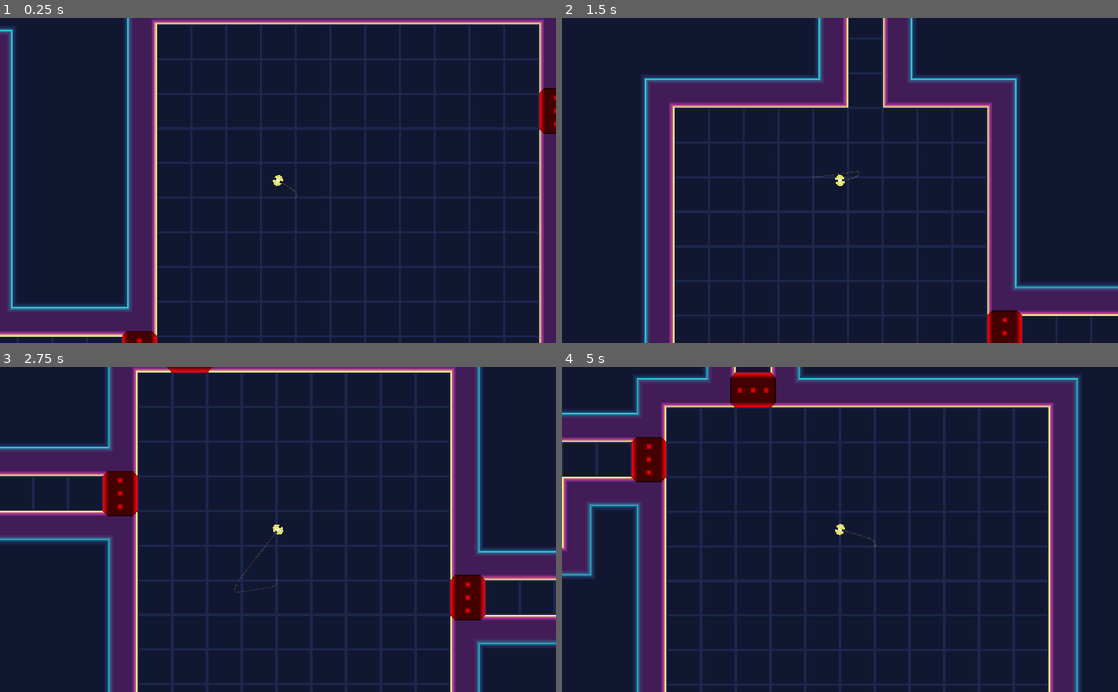
Above: before the commit, frames 1-4 (two rows, left to right).
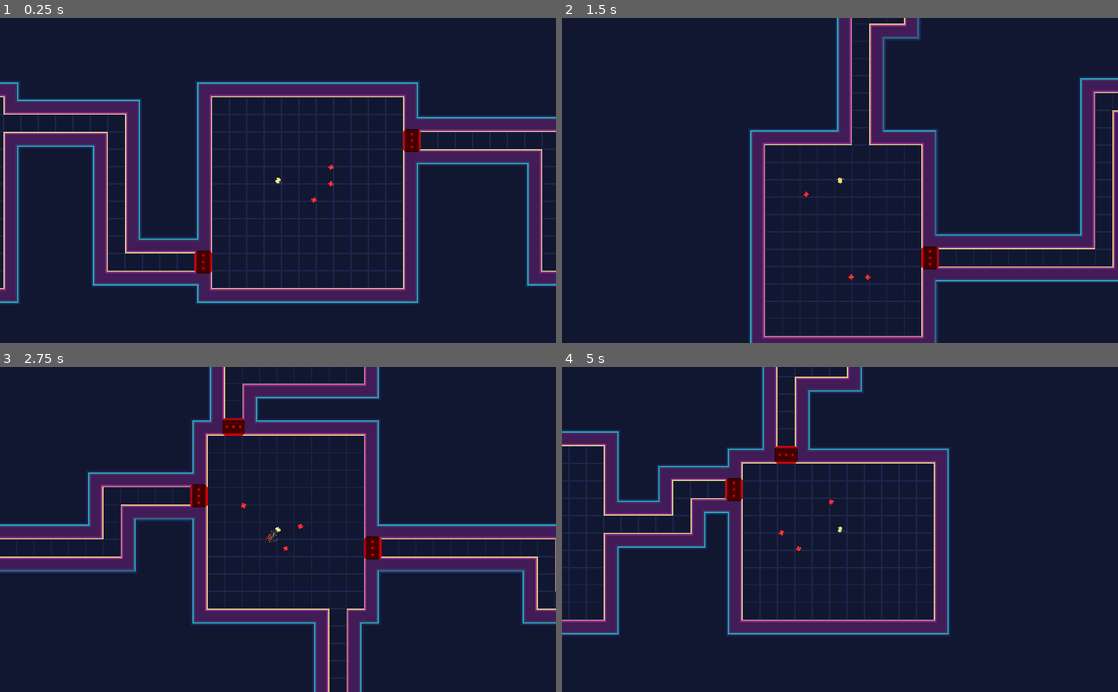
Above: after the commit, the same moments.

Repository: kosinaz/loop-breakerz
Game: Godot game, scene res://map.tscn
Same seed, same stepped clock (60 frames per second), same inputs: the game is played once before the commit and once after it.
Inputs (mouse positions are in pixels of both pictures, inside the frame that each line leads up to):
- Up to frame 1 (0.25 s): no input
- Up to frame 2 (1.5 s): tap Enter (ui_accept) at 0.5, 0.77 s; move the mouse to (962, 164) at 0.52 s; tap 0 at 0.6, 1.35 s; move the mouse to (728, 196) at 1.27 s
- Up to frame 3 (2.75 s): tap Enter (ui_accept) at 1.52 s; move the mouse to (333, 458) at 2.02 s; tap 0 at 2.1 s
- Up to frame 4 (5 s): move the mouse to (812, 594) at 2.77 s; tap 0 at 2.85, 3.6, 4.35 s; tap Enter (ui_accept) at 3.02, 3.77, 4.52 s; move the mouse to (1006, 578) at 3.52 s; move the mouse to (673, 480) at 4.27 s

The runs differ from the first frame. In frame 1, 38% of the frame differs, in the area x 0-100%, y 0-100%; in frame 2, 36%; in frame 3, 39%; in frame 4, 42%, in the area x 0-94%, y 0-100%.

Commit message:
add breaker panel

Diff:
--- /dev/null
+++ b/Loop Breakerz/breaker-panel.gd
@@ -0,0 +1,60 @@
+extends Control
+
+# Placeholder for command suggestions
+var command_suggestions = [
+	"RUN diagnostics Alpha-3 -analyze-account=true",
+	"INITIATE protocol Bravo-7 -subroutine-priority=high",
+	"EXECUTE script Charlie-5 -hash-speed=78",
+	"ACCESS uplink Delta-9 -decrypt-code=34",
+	"UPLOAD data Echo-2 -boost-level=99",
+	"DOWNLOAD module Foxtrot-8 -analyze-account=false",
+	"ACTIVATE sequence Golf-4 -hash-speed=474",
+	"TERMINATE process Hotel-6 -subroutine-priority=medium",
+	"LAUNCH operation India-1 -decrypt-code=56",
+	"CONNECT network Juliet-3 -uplink-protocol-layer=50"
+]
+
+var commands = [
+	["deploy", "amplify", "calibrate", "realign", "transfer", "activate", "trigger", "initiate", "unseal", "locate", "engage", "elevate", "decrypt", "access", "disrupt", "crack", "unlock", "trigger"],
+	["hyper", "chrono", "sigma", "grid", "neon", "loopbound", "synthetic", "hyperion", "echo", "viral", "cascade", "parallel", "gridlock", "vortex", "quantum", "axis", "synaptic", "chrono"],
+	["neon", "drive", "quantum", "flux", "vortex", "paradox", "circuit", "matrix", "frame", "axon", "subroutine", "node", "spectral", "synch", "fusion", "core", "feedback", "shard"],
+	["core", "essence", "synth", "pulse", "shard", "cycle", "bind", "grid", "spectrum", "pathway", "axis", "stream", "cycle", "loop", "drive", "field", "shield", "link"]
+]
+var coords = [
+	["alpha", "bravo", "charlie", "delta", "echo", "foxtrot", "golf", "hotel", "india", "juliet", "kilo", "lima", "mike", "november", "oscar", "papa", "quebec", "romeo", "sierra", "tango", "uniform", "victor", "whiskey", "x-ray", "yankee", "zulu"],
+	["alpha", "beta", "gamma", "delta", "epsilon", "zeta", "eta", "theta", "iota", "kappa", "lambda", "mu", "nu", "xi", "omicron", "pi", "rho", "sigma", "tau", "upsilon", "phi", "chi", "psi", "omega"],
+	["aether", "beacon", "circuit", "drift", "element", "forge", "glyph", "haven", "impulse", "junction", "keystone", "lattice", "monolith", "nexus", "obsidian", "phantom", "quasar", "relic", "sphere", "tether", "umbra", "vector", "wavelength", "xylon", "yield", "zephyr"]
+]
+var params = [
+	["-analyze-account", "-auto-reroute", "-system-backup", "-override-gate", "-close-loop", "-cache-lock", "-fail-safe", "-integrity-check", "-initialize-key", "-protocol-delay", "-optimize-thread", "-network-scan", "-runtime-lock"],
+	["-hash-speed", "-subroutine-priority", "-boost-level", "-uplink-protocol-layer", "-vector-sync", "-lock-security", "-flux-capacity", "-trace-pathway", "-core-hash", "-link-strength", "-redirect-flow", "-amplify-rate", "-scan-frequency", "-bypass-rate", "-process-stack"],
+]
+
+
+# Called when the user presses Enter in the input field
+func _on_input_field_text_entered(new_text):
+	if new_text in command_suggestions:
+		print("Command executed:", new_text)
+	else:
+		print("Invalid command:", new_text)
+
+func _ready():
+	randomize()
+	$"%LineEdit".grab_focus()
+	# Populate the list of commands
+	var lines = $"%Lines"
+	var coords_id = randi() % coords.size()
+	for i in range(lines.get_child_count()):
+		var line = commands[0][randi() % commands[0].size()] + " "
+		line += commands[1][randi() % commands[1].size()] + " "
+		line += commands[2][randi() % commands[2].size()] + " "
+#		line += commands[3][randi() % commands[3].size()] + " "
+		line += coords[coords_id][randi() % coords[coords_id].size()] + "-"
+		line += str(randi() % 13 + 1) + " "
+		var params_id = randi() % params.size()
+		line += params[params_id][randi() % params[params_id].size()] + "="
+		if params_id:
+			line += str(randi() % 99)
+		else:
+			line += "true" if randi() % 2 else "false"
+		lines.get_child(i).text = line
--- /dev/null
+++ b/Loop Breakerz/breaker-panel.tscn
@@ -0,0 +1,195 @@
+[gd_scene load_steps=5 format=2]
+
+[ext_resource path="res://breaker-panel.gd" type="Script" id=1]
+[ext_resource path="res://Iceberg-Regular.ttf" type="DynamicFontData" id=2]
+
+[sub_resource type="DynamicFont" id=1]
+extra_spacing_space = 4
+font_data = ExtResource( 2 )
+
+[sub_resource type="DynamicFont" id=2]
+font_data = ExtResource( 2 )
+
+[node name="BreakerPanel" type="Control"]
+anchor_right = 1.0
+anchor_bottom = 1.0
+script = ExtResource( 1 )
+
+[node name="Panel" type="Panel" parent="."]
+anchor_bottom = 1.0
+margin_right = 424.0
+
+[node name="VBoxContainer" type="VBoxContainer" parent="Panel"]
+margin_left = 8.0
+margin_top = 8.0
+margin_right = 416.0
+margin_bottom = 557.0
+
+[node name="Response" type="RichTextLabel" parent="Panel/VBoxContainer"]
+margin_right = 408.0
+margin_bottom = 21.0
+custom_fonts/normal_font = SubResource( 1 )
+text = "Access denied! Enter a valid command to continue!"
+fit_content_height = true
+
+[node name="LineEdit" type="LineEdit" parent="Panel/VBoxContainer"]
+unique_name_in_owner = true
+margin_top = 25.0
+margin_right = 408.0
+margin_bottom = 55.0
+size_flags_stretch_ratio = 0.25
+custom_fonts/font = SubResource( 2 )
+caret_blink = true
+
+[node name="Help" type="RichTextLabel" parent="Panel/VBoxContainer"]
+margin_top = 59.0
+margin_right = 408.0
+margin_bottom = 80.0
+custom_fonts/normal_font = SubResource( 1 )
+text = "Available commands:"
+fit_content_height = true
+
+[node name="Lines" type="VBoxContainer" parent="Panel/VBoxContainer"]
+unique_name_in_owner = true
+margin_top = 84.0
+margin_right = 408.0
+margin_bottom = 580.0
+
+[node name="Line1" type="RichTextLabel" parent="Panel/VBoxContainer/Lines"]
+margin_right = 408.0
+margin_bottom = 21.0
+custom_fonts/normal_font = SubResource( 1 )
+fit_content_height = true
+
+[node name="Line2" type="RichTextLabel" parent="Panel/VBoxContainer/Lines"]
+margin_top = 25.0
+margin_right = 408.0
+margin_bottom = 46.0
+custom_fonts/normal_font = SubResource( 1 )
+fit_content_height = true
+
+[node name="Line3" type="RichTextLabel" parent="Panel/VBoxContainer/Lines"]
+margin_top = 50.0
+margin_right = 408.0
+margin_bottom = 71.0
+custom_fonts/normal_font = SubResource( 1 )
+fit_content_height = true
+
+[node name="Line4" type="RichTextLabel" parent="Panel/VBoxContainer/Lines"]
+margin_top = 75.0
+margin_right = 408.0
+margin_bottom = 96.0
+custom_fonts/normal_font = SubResource( 1 )
+fit_content_height = true
+
+[node name="Line5" type="RichTextLabel" parent="Panel/VBoxContainer/Lines"]
+margin_top = 100.0
+margin_right = 408.0
+margin_bottom = 121.0
+custom_fonts/normal_font = SubResource( 1 )
+fit_content_height = true
+
+[node name="Line6" type="RichTextLabel" parent="Panel/VBoxContainer/Lines"]
+margin_top = 125.0
+margin_right = 408.0
+margin_bottom = 146.0
+custom_fonts/normal_font = SubResource( 1 )
+fit_content_height = true
+
+[node name="Line7" type="RichTextLabel" parent="Panel/VBoxContainer/Lines"]
+margin_top = 150.0
+margin_right = 408.0
+margin_bottom = 171.0
+custom_fonts/normal_font = SubResource( 1 )
+fit_content_height = true
+
+[node name="Line8" type="RichTextLabel" parent="Panel/VBoxContainer/Lines"]
+margin_top = 175.0
+margin_right = 408.0
+margin_bottom = 196.0
+custom_fonts/normal_font = SubResource( 1 )
+fit_content_height = true
+
+[node name="Line9" type="RichTextLabel" parent="Panel/VBoxContainer/Lines"]
+margin_top = 200.0
+margin_right = 408.0
+margin_bottom = 221.0
+custom_fonts/normal_font = SubResource( 1 )
+fit_content_height = true
+
+[node name="Line10" type="RichTextLabel" parent="Panel/VBoxContainer/Lines"]
+margin_top = 225.0
+margin_right = 408.0
+margin_bottom = 246.0
+custom_fonts/normal_font = SubResource( 1 )
+fit_content_height = true
+
+[node name="Line11" type="RichTextLabel" parent="Panel/VBoxContainer/Lines"]
+margin_top = 250.0
+margin_right = 408.0
+margin_bottom = 271.0
+custom_fonts/normal_font = SubResource( 1 )
+fit_content_height = true
+
+[node name="Line12" type="RichTextLabel" parent="Panel/VBoxContainer/Lines"]
+margin_top = 275.0
+margin_right = 408.0
+margin_bottom = 296.0
+custom_fonts/normal_font = SubResource( 1 )
+fit_content_height = true
+
+[node name="Line13" type="RichTextLabel" parent="Panel/VBoxContainer/Lines"]
+margin_top = 300.0
+margin_right = 408.0
+margin_bottom = 321.0
+custom_fonts/normal_font = SubResource( 1 )
+fit_content_height = true
+
+[node name="Line14" type="RichTextLabel" parent="Panel/VBoxContainer/Lines"]
+margin_top = 325.0
+margin_right = 408.0
+margin_bottom = 346.0
+custom_fonts/normal_font = SubResource( 1 )
+fit_content_height = true
+
+[node name="Line15" type="RichTextLabel" parent="Panel/VBoxContainer/Lines"]
+margin_top = 350.0
+margin_right = 408.0
+margin_bottom = 371.0
+custom_fonts/normal_font = SubResource( 1 )
+fit_content_height = true
+
+[node name="Line16" type="RichTextLabel" parent="Panel/VBoxContainer/Lines"]
+margin_top = 375.0
+margin_right = 408.0
+margin_bottom = 396.0
+custom_fonts/normal_font = SubResource( 1 )
+fit_content_height = true
+
+[node name="Line17" type="RichTextLabel" parent="Panel/VBoxContainer/Lines"]
+margin_top = 400.0
+margin_right = 408.0
+margin_bottom = 421.0
+custom_fonts/normal_font = SubResource( 1 )
+fit_content_height = true
+
+[node name="Line18" type="RichTextLabel" parent="Panel/VBoxContainer/Lines"]
+margin_top = 425.0
+margin_right = 408.0
+margin_bottom = 446.0
+custom_fonts/normal_font = SubResource( 1 )
+fit_content_height = true
+
+[node name="Line19" type="RichTextLabel" parent="Panel/VBoxContainer/Lines"]
+margin_top = 450.0
+margin_right = 408.0
+margin_bottom = 471.0
+custom_fonts/normal_font = SubResource( 1 )
+fit_content_height = true
+
+[node name="Line20" type="RichTextLabel" parent="Panel/VBoxContainer/Lines"]
+margin_top = 475.0
+margin_right = 408.0
+margin_bottom = 496.0
+custom_fonts/normal_font = SubResource( 1 )
+fit_content_height = true
--- /dev/null
+++ b/Loop Breakerz/floating_text.gd
@@ -0,0 +1,5 @@
+extends Node2D
+
+func _ready():
+	$AnimationPlayer.play("show")
+	$Label.rect_pivot_offset = $Label.rect_size / 2
--- /dev/null
+++ b/Loop Breakerz/floating_text.tscn
@@ -0,0 +1,52 @@
+[gd_scene load_steps=3 format=2]
+
+[ext_resource path="res://floating_text.gd" type="Script" id=1]
+
+[sub_resource type="Animation" id=1]
+resource_name = "show"
+length = 2.0
+tracks/0/type = "value"
+tracks/0/path = NodePath("Label:modulate")
+tracks/0/interp = 1
+tracks/0/loop_wrap = true
+tracks/0/imported = false
+tracks/0/enabled = true
+tracks/0/keys = {
+"times": PoolRealArray( 0, 2 ),
+"transitions": PoolRealArray( 2, 1 ),
+"update": 0,
+"values": [ Color( 1, 1, 1, 1 ), Color( 1, 1, 1, 0 ) ]
+}
+tracks/1/type = "value"
+tracks/1/path = NodePath("Label:rect_scale")
+tracks/1/interp = 1
+tracks/1/loop_wrap = true
+tracks/1/imported = false
+tracks/1/enabled = true
+tracks/1/keys = {
+"times": PoolRealArray( 0, 1, 2 ),
+"transitions": PoolRealArray( 0.5, 2, 0.5 ),
+"update": 0,
+"values": [ Vector2( 0.5, 0.5 ), Vector2( 1, 1 ), Vector2( 0, 0 ) ]
+}
+
+[node name="FloatingText" type="Node2D"]
+script = ExtResource( 1 )
+
+[node name="Label" type="Label" parent="."]
+anchor_left = 0.5
+anchor_top = 0.5
+anchor_right = 0.5
+anchor_bottom = 0.5
+margin_left = -4.0
+margin_top = -7.0
+margin_right = 4.0
+margin_bottom = 7.0
+grow_horizontal = 2
+grow_vertical = 2
+rect_scale = Vector2( 0.5, 0.5 )
+rect_pivot_offset = Vector2( 0.5, 0.5 )
+text = "0"
+
+[node name="AnimationPlayer" type="AnimationPlayer" parent="."]
+anims/show = SubResource( 1 )
--- /dev/null
+++ b/Loop Breakerz/incrementer.tscn
@@ -0,0 +1,31 @@
+[gd_scene load_steps=5 format=2]
+
+[ext_resource path="res://assets/incrementer.png" type="Texture" id=1]
+[ext_resource path="res://iterator.gd" type="Script" id=2]
+
+[sub_resource type="CircleShape2D" id=1]
+radius = 5.0
+
+[sub_resource type="Gradient" id=2]
+colors = PoolColorArray( 1, 0, 0, 0.494118, 1, 1, 1, 0 )
+
+[node name="Incrementer" type="KinematicBody2D" groups=["enemies"]]
+collision_layer = 6
+collision_mask = 2
+script = ExtResource( 2 )
+health = 5
+
+[node name="CollisionShape2D" type="CollisionShape2D" parent="."]
+shape = SubResource( 1 )
+
+[node name="CPUParticles2D" type="CPUParticles2D" parent="."]
+amount = 128
+lifetime = 4.0
+local_coords = false
+gravity = Vector2( 0, 0 )
+color = Color( 1, 0, 0, 0.462745 )
+color_ramp = SubResource( 2 )
+
+[node name="Sprite2" type="Sprite" parent="."]
+rotation = 1.5708
+texture = ExtResource( 1 )
--- a/Loop Breakerz/iterator.gd
+++ b/Loop Breakerz/iterator.gd
@@ -1,9 +1,9 @@
 extends KinematicBody2D
 
 # Declare variables
-var speed = 50
+var speed = 20
 onready var target_player = $"../Looper"
-var health = 3
+export var health = 1
 var explosion_scene = preload("res://explosion_big.tscn")
 
 func _process(_delta):
--- a/Loop Breakerz/iterator.tscn
+++ b/Loop Breakerz/iterator.tscn
@@ -8,21 +8,23 @@
 radius = 5.0
 
 [sub_resource type="Gradient" id=2]
-colors = PoolColorArray( 1, 0, 0, 1, 1, 1, 1, 0 )
+colors = PoolColorArray( 1, 0, 0, 0.533333, 1, 1, 1, 0 )
 
 [node name="Iterator" type="KinematicBody2D" groups=["enemies"]]
-collision_layer = 4
+collision_layer = 6
 collision_mask = 2
 script = ExtResource( 2 )
+health = 15
 
 [node name="CollisionShape2D" type="CollisionShape2D" parent="."]
 shape = SubResource( 1 )
 
 [node name="CPUParticles2D" type="CPUParticles2D" parent="."]
 amount = 128
+lifetime = 4.0
 local_coords = false
 gravity = Vector2( 0, 0 )
-color = Color( 1, 0, 0, 1 )
+color = Color( 1, 0, 0, 0.478431 )
 color_ramp = SubResource( 2 )
 
 [node name="Sprite" type="Sprite" parent="."]
--- a/Loop Breakerz/looper.gd
+++ b/Loop Breakerz/looper.gd
@@ -1,7 +1,7 @@
 extends KinematicBody2D
 
 # Player speed and velocity
-var speed = 100
+var speed = 40
 var velocity = Vector2()
 
 # Direction the player is moving in (store last pressed direction)
@@ -48,7 +48,7 @@
 	for enemy in enemies:
 		if position.distance_to(enemy.position) < position.distance_to(closest.position):
 			closest = enemy
-	if position.distance_to(closest.position) > 200:
+	if position.distance_to(closest.position) > 100:
 		return
 	projectile.set_direction(position.direction_to(closest.position))
 	get_parent().add_child(projectile)
--- a/Loop Breakerz/looper.tscn
+++ b/Loop Breakerz/looper.tscn
@@ -23,8 +23,8 @@
 shape = SubResource( 1 )
 
 [node name="CPUParticles2D" type="CPUParticles2D" parent="."]
-amount = 128
-lifetime = 2.0
+amount = 256
+lifetime = 4.0
 local_coords = false
 gravity = Vector2( 0, 0 )
 color = Color( 0.933333, 0.929412, 0.513726, 0.513726 )
--- a/Loop Breakerz/map.gd
+++ b/Loop Breakerz/map.gd
@@ -4,9 +4,11 @@
 var zone_size = Vector2(25, 25)
 var tile_id = 0  # ID for walkable tiles
 var door_scene = preload("res://door.tscn")
+var incrementer_scene = preload("res://incrementer.tscn")
 var iterator_scene = preload("res://iterator.tscn")
 var rng = RandomNumberGenerator.new()
 var zones = {}
+var enemy_limit = 15
 var key = KEY_0
 onready var tilemap = $TileMap
 onready var player = $Looper
@@ -17,6 +19,9 @@
 
 	generate_room(Vector2(0, 0))
 	add_neighbors(Vector2(0, 0))
+
+	for _i in range(3):
+		add_enemy(incrementer_scene)
 
 func _process(_delta):
 	if Input.is_action_just_released("ui_accept"):
@@ -43,6 +48,7 @@
 	zones[zone_position] = {
 		"position": room_position,
 		"size": size,
+		"enemies": 0,
 	}
 
 func add_neighbors(zone_position: Vector2):
@@ -151,15 +157,31 @@
 	tilemap.update_bitmask_region(zone_b_position * zone_size, zone_b_position * zone_size + zone_size)
 
 func _on_timer_timeout():
-	for _i in range(3):
-		var map_position = tilemap.world_to_map(player.position) / zone_size
-		var zone_position = Vector2(floor(map_position.x), floor(map_position.y))
-		if not zones.has(zone_position):
-			return
-		var room_position = zones[zone_position].position
-		var room_size = zones[zone_position].size
-		var x = room_position.x + 3 + randi() % int(room_size.x - 6)
-		var y = room_position.y + 3 + randi() % int(room_size.y - 6)
-		var iterator = iterator_scene.instance()
-		iterator.position = tilemap.map_to_world(Vector2(x, y))
-		add_child(iterator)
+	if randi() % 6:
+		add_enemy(incrementer_scene)
+	else:
+		add_enemy(iterator_scene)
+
+func add_enemy(scene):
+	var map_position = tilemap.world_to_map(player.position) / zone_size
+	var zone_position = Vector2(floor(map_position.x), floor(map_position.y))
+	if not zones.has(zone_position):
+		return
+	if get_enemies_in_room(zones[zone_position]).size() > 15:
+		return
+	zones[zone_position].enemies += 1
+	var room_position = zones[zone_position].position
+	var room_size = zones[zone_position].size
+	var x = room_position.x + 3 + randi() % int(room_size.x - 6)
+	var y = room_position.y + 3 + randi() % int(room_size.y - 6)
+	var enemy = scene.instance()
+	enemy.position = tilemap.map_to_world(Vector2(x, y))
+	add_child(enemy)
+
+func get_enemies_in_room(room):
+	var rect = Rect2(room.position, room.size)
+	var enemies = []
+	for enemy in get_tree().get_nodes_in_group("enemies"):
+		if rect.has_point(enemy.position):
+			enemies.append(enemy)
+	return enemies
--- a/Loop Breakerz/map.tscn
+++ b/Loop Breakerz/map.tscn
@@ -170,7 +170,6 @@
 position = Vector2( 256, 256 )
 
 [node name="Timer" type="Timer" parent="."]
-wait_time = 9.3
 autostart = true
 
 [connection signal="timeout" from="Timer" to="." method="_on_timer_timeout"]
--- a/Loop Breakerz/project.godot
+++ b/Loop Breakerz/project.godot
@@ -18,7 +18,6 @@
 
 window/stretch/mode="2d"
 window/stretch/aspect="keep"
-window/stretch/shrink=2.0
 
 [gui]
 
--- a/Loop Breakerz/projectile.gd
+++ b/Loop Breakerz/projectile.gd
@@ -3,6 +3,7 @@
 # Speed of the projectile
 export var speed = 200
 var direction = Vector2()
+var floating_text_scene = preload("res://floating_text.tscn")
 
 # Explosion scene reference
 export (PackedScene) var explosion_scene
@@ -28,9 +29,15 @@
 	# Set the explosion position to the projectile's current position
 	explosion.global_position = global_position
 
+	var damage = 4 + randi() % 12
 	var collider = collision.collider
 	if collider.has_method("take_damage"):
-		collider.take_damage(1)
+		collider.take_damage(damage)
 
 	# Add the explosion to the scene (assuming map node or parent is available)
 	get_parent().add_child(explosion)
+
+	var floating_text = floating_text_scene.instance()
+	floating_text.position = position
+	floating_text.get_node("Label").text = str(damage)
+	get_parent().add_child(floating_text)
Binary file added: Loop Breakerz/Iceberg-Regular.ttf
Binary file added: Loop Breakerz/assets/incrementer.png
Not shown, added: Loop Breakerz/assets/incrementer.png.import
Not shown, added: 3.gif
Not shown, added: Iceberg.zip
Not shown, added: Iceberg/Iceberg-Regular.ttf
Not shown, added: Iceberg/OFL.txt
